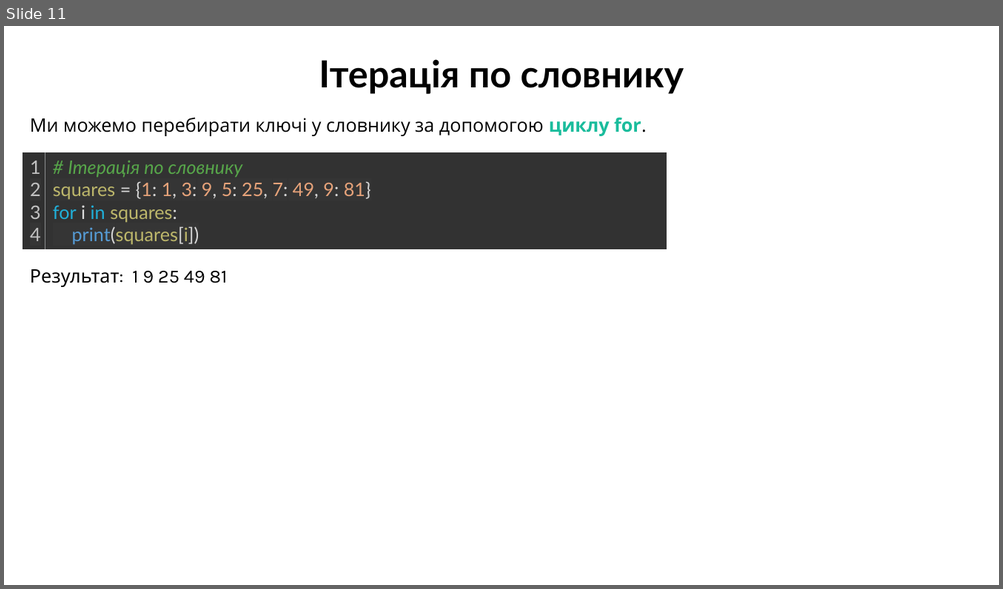
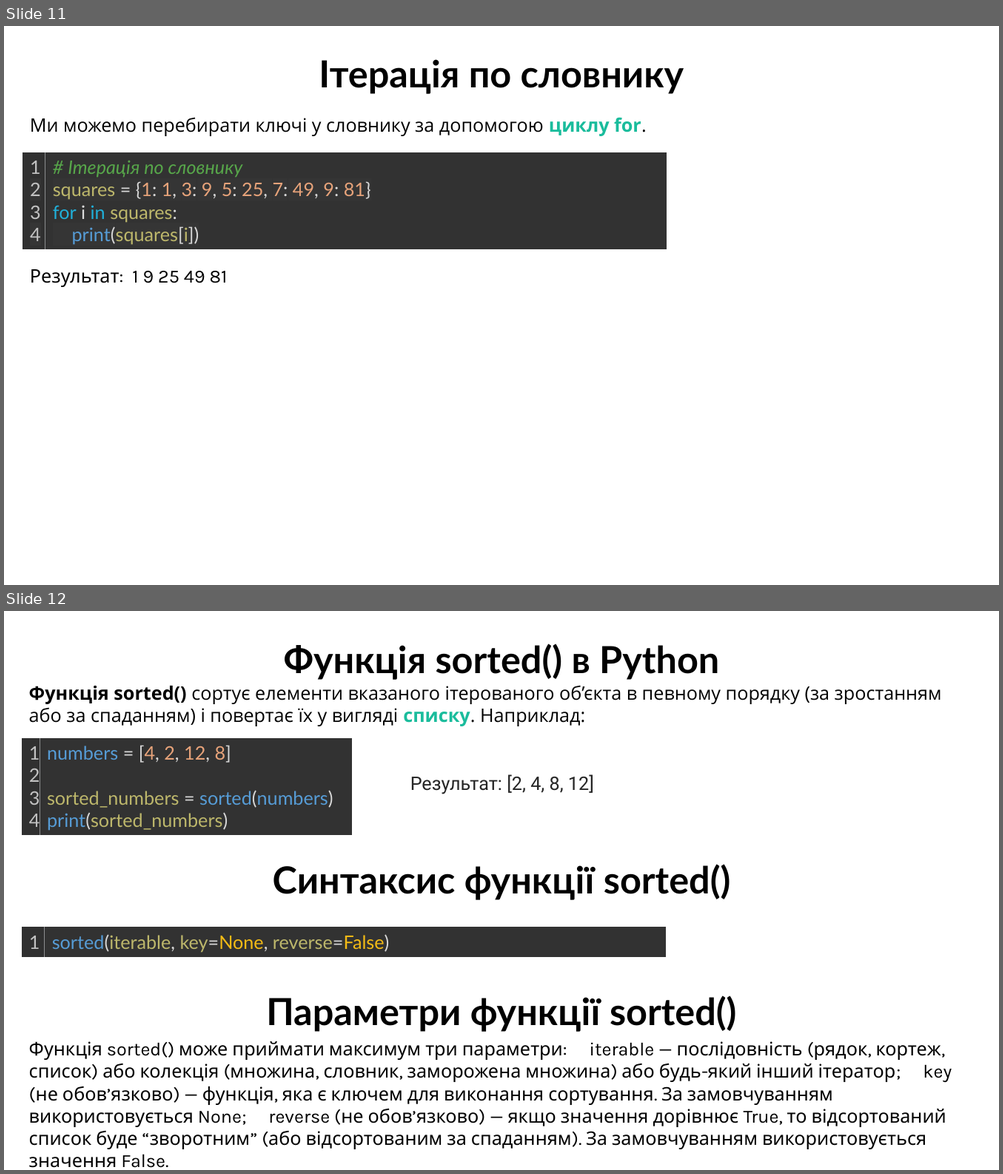
Before and after one commit to arg3ntuum/PythonCourse, a slide deck: Python Урок 12 Словники.pptx. Shown one above the other, each under a label of ours: slide 11 before the commit, slides 11 and 12 after it. The pictures are 1003x589 and 1003x1174 pixels, drawn with LibreOffice and Linux fonts; fonts in the diff are those of the drawing. Boxes give left, top, right and bottom in pixels: in the first picture for what was removed or moved away, otherwise in the second. Text is boxed around its words. In the diff, an @@ line names an element or a change of style, - is before the commit and + after.

```diff
--- a/Python Урок 12 Словники.pptx
+++ b/Python Урок 12 Словники.pptx
@@ slide 12 added at (x1=4, y1=611, x2=999, y2=1170), background #FFFFFF @@
@@ text added at (x1=284, y1=644, x2=719, y2=680), 36 pt, text #000000, bold @@
+Функція sorted() в Python
@@ text added at (x1=29, y1=686, x2=942, y2=726), 18 pt, text #000000 @@
+Функція sorted() сортує елементи вказаного ітерованого об’єкта в певному порядку (за зростанням або за спаданням) і повертає їх у вигляді списку. Наприклад:
@@ table added at (x1=22, y1=738, x2=352, y2=834), 1 rows, 2 columns @@
+1 / 2 / 3 / 4 | numbers = [4, 2, 12, 8] / sorted_numbers = sorted(numbers) / print(sorted_numbers)
@@ text added at (x1=410, y1=775, x2=594, y2=795), 18 pt, text #252525 @@
+Результат: [2, 4, 8, 12]
@@ text added at (x1=273, y1=864, x2=731, y2=900), 36 pt, text #000000, bold @@
+Синтаксис функції sorted()
@@ table added at (x1=22, y1=927, x2=666, y2=957), 1 rows, 2 columns @@
+1 | sorted(iterable, key=None, reverse=False)
@@ text added at (x1=266, y1=996, x2=737, y2=1032), 36 pt, text #000000, bold @@
+Параметри функції sorted()
@@ text added at (x1=29, y1=1042, x2=951, y2=1150), 18 pt, text #000000 @@
+Функція sorted() може приймати максимум три параметри: iterable — послідовність (рядок, кортеж, список) або колекція (множина, словник, заморожена множина) або будь-який інший ітератор; key (не обов’язково) — функція, яка є ключем для виконання сортування. За замовчуванням використовується None; reverse (не обов’язково) — якщо значення дорівнює True, то відсортований список буде “зворотним” (або відсортованим за спаданням). За замовчуванням використовується значення False.
```
Also in this commit, not shown: 7 other slides added, 6 other files.
